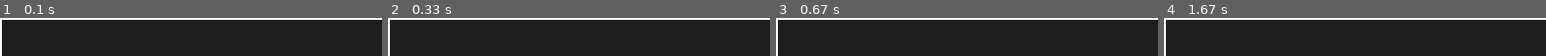
Above: before the commit, frames 1-4 (left to right).
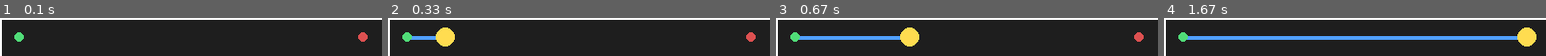
Above: after the commit, the same moments.

Repository: Gontzaa86/ai-maze
Game: pygame game, started from main.py
Same seed, same stepped clock (60 frames per second), same inputs: the game is played once before the commit and once after it.
Inputs:
- Up to frame 1 (0.1 s): type "1 (at the terminal prompt)" at 0 s; type "10 (at the terminal prompt)" at 0 s
- Up to frame 2 (0.33 s): no input
- Up to frame 3 (0.67 s): no input
- Up to frame 4 (1.67 s): no input

The runs differ from the first frame. In frame 1, 0.9% of the frame differs, in the area x 3-97%, y 37-63%; in frame 2, 3.5%; in frame 3, 5.5%; in frame 4, 11%, in the area x 3-98%, y 25-75%.

Commit message:
Enhance PygameMazeView to accept SolveResult and implement event-based visualization

Diff:
--- a/main.py
+++ b/main.py
@@ -75,7 +75,7 @@
     print()
     print("Abriendo visualización...")
 
-    view = PygameMazeView(maze)
+    view = PygameMazeView(maze, result)
     view.run()
 
 if __name__ == "__main__":
--- a/visualization/pygame_view.py
+++ b/visualization/pygame_view.py
@@ -1,11 +1,15 @@
 import pygame
 
 from maze.maze import Maze
+from solvers.events import EventType, SolveResult
 
 class PygameMazeView:
-    def __init__(self, maze: Maze, cell_size: int = 40):
+    def __init__(self, maze: Maze, result:SolveResult, cell_size: int = 40, event_delay: int = 120):
         self.maze = maze
+        self.result = result
+
         self.cell_size = cell_size
+        self.event_delay = event_delay
 
         self.width = maze.cols * cell_size
         self.height = maze.rows * cell_size
@@ -19,6 +23,17 @@
         pygame.display.set_caption("AI-Maze")
 
         self.clock = pygame.time.Clock()
+
+        # Estado de la animación
+        self.current_position = None
+
+        # Marcas que vamos descubriendo a lo largo de la animación
+        self.edge_marks = {}
+
+        self.event_index = 0
+        self.last_event_time = pygame.time.get_ticks()
+
+        self.finished = False
 
     def run(self):
         running = True
@@ -28,6 +43,8 @@
                 if event.type == pygame.QUIT:
                     running = False
 
+            self._process_next_event()
+
             self.draw()
 
             pygame.display.flip()
@@ -35,10 +52,50 @@
             self.clock.tick(60)
 
         pygame.quit()
+
+    def _process_next_event(self):
+        if self.finished:
+            return
+
+        now = pygame.time.get_ticks()
+
+        if now - self.last_event_time < self.event_delay:
+            return
+
+        if self.event_index >= len(self.result.events):
+            self.finished = True
+            return
+
+        event = self.result.events[self.event_index]
+
+        self._apply_event(event)
+
+        self.event_index += 1
+        self.last_event_time = now
+
+    def _apply_event(self, event):
+        self.current_position = event.position
+
+        if event.from_position is not None:
+            edge = frozenset(
+                (event.from_position, event.to_position)
+            )
+
+            self.edge_marks[edge] = event.mark
+
+        if event.type == EventType.SOLVED:
+            self.finished = True
 
     def draw(self):
         self.screen.fill((30, 30, 30))
 
+        self._draw_edges()
+        self._draw_walls()
+        self._draw_start()
+        self._draw_end()
+        self._draw_agent()
+
+    def _draw_walls(self):
         for row in range(self.maze.rows):
             for col in range(self.maze.cols):
                 cell = self.maze.get_cell(row, col)
@@ -46,15 +103,16 @@
                 x = col * self.cell_size
                 y = row * self.cell_size
 
-                self._draw_cell(cell, x, y)
-
-    def _draw_cell(self, cell, x: int, y: int):
+                self._draw_cell_walls(cell, x, y)
+
+    def _draw_cell_walls(self, cell, x: int, y: int):
         wall_width = 2
+        wall_color = (255, 255, 255)
 
         if cell.walls["up"]:
             pygame.draw.line(
                 self.screen,
-                (255, 255, 255),
+                wall_color,
                 (x, y),
                 (x + self.cell_size, y),
                 wall_width
@@ -63,7 +121,7 @@
         if cell.walls["right"]:
             pygame.draw.line(
                 self.screen,
-                (255, 255, 255),
+                wall_color,
                 (x + self.cell_size, y),
                 (x + self.cell_size, y + self.cell_size),
                 wall_width
@@ -72,7 +130,7 @@
         if cell.walls["down"]:
             pygame.draw.line(
                 self.screen,
-                (255, 255, 255),
+                wall_color,
                 (x, y + self.cell_size),
                 (x + self.cell_size, y + self.cell_size),
                 wall_width
@@ -81,8 +139,84 @@
         if cell.walls["left"]:
             pygame.draw.line(
                 self.screen,
-                (255, 255, 255),
+                wall_color,
                 (x, y),
                 (x, y + self.cell_size),
                 wall_width
             )
+
+    def _draw_edges(self):
+        for edge, mark in self.edge_marks.items():
+            position = list(edge)
+
+            if len(position) != 2:
+                continue
+
+            first = position[0]
+            second = position[1]
+
+            start = self._cell_center(first)
+            end = self._cell_center(second)
+
+            if mark == 1:
+                width = 4
+                line_color = (80, 160, 255)
+            else:
+                width = 6
+                line_color = (255, 80, 80)
+
+            pygame.draw.line(
+                self.screen,
+                line_color,
+                start,
+                end,
+                width
+            )
+
+    def _draw_agent(self):
+        if self.current_position is None:
+            return
+
+        center = self._cell_center(self.current_position)
+
+        radius = max(5, self.cell_size // 4)
+
+        pygame.draw.circle(
+            self.screen,
+            (255, 220, 80),
+            center,
+            radius
+        )
+
+    def _draw_start(self):
+        center = self._cell_center((0, 0))
+
+        pygame.draw.circle(
+            self.screen,
+            (80, 220, 120),
+            center,
+            max(4, self.cell_size // 8)
+        )
+
+    def _draw_end(self):
+        end = (
+            self.maze.rows - 1,
+            self.maze.cols -1
+        )
+
+        center = self._cell_center(end)
+
+        pygame.draw.circle(
+            self.screen,
+            (220, 80, 80),
+            center,
+            max(4, self.cell_size // 8)
+        )
+
+    def _cell_center(self, position: tuple[int, int]) -> tuple[int, int]:
+        row, col = position
+
+        return(
+            col * self.cell_size + self.cell_size // 2,
+            row * self.cell_size + self.cell_size // 2,
+        )
